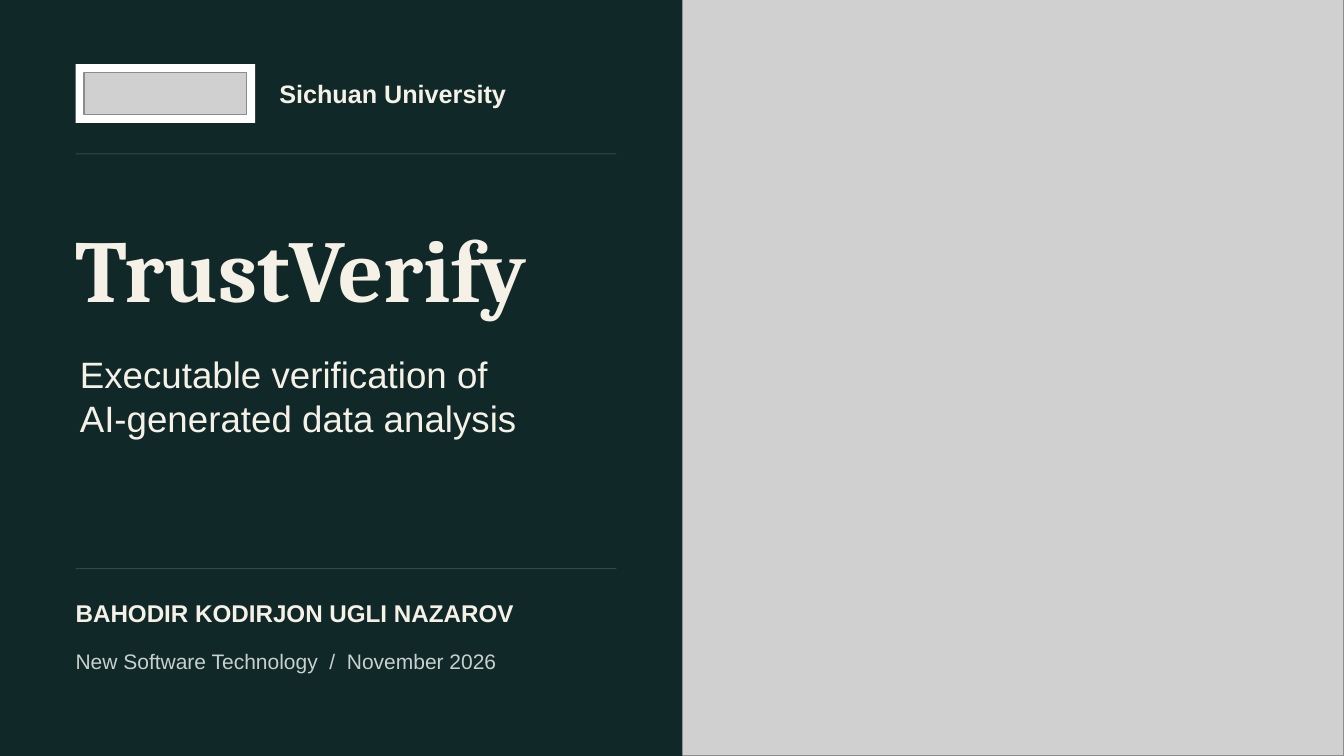
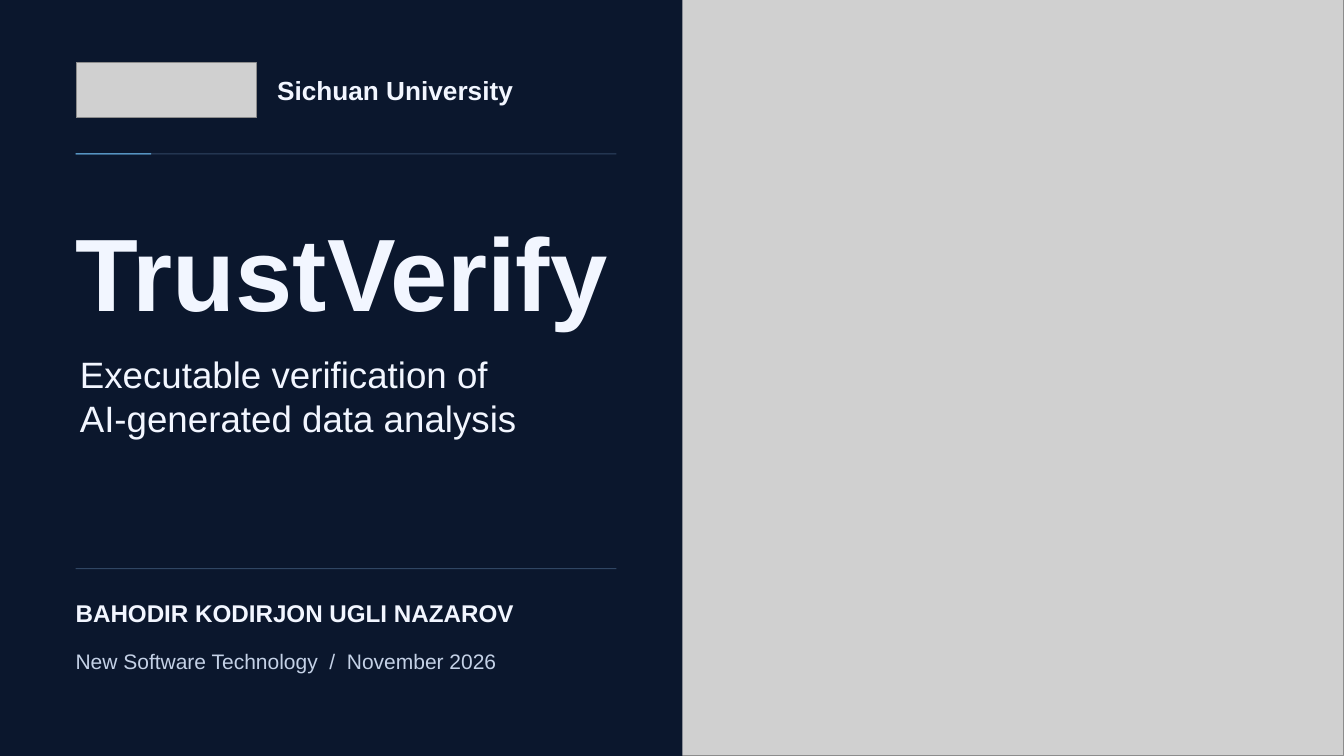
Before and after one commit to naazzarov/trustverify-ai-analysis, a slide deck: slide 1 of presentation/TrustVerify-Dark-Defense.pptx. Drawn at 1344x756 pixels with LibreOffice and Linux fonts; fonts in the diff are those of the drawing; grey boxes stand for pictures. Boxes give left, top, right and bottom in pixels: in the first picture for what was removed or moved away, otherwise in the second. Text is boxed around its words. In the diff, an @@ line names an element or a change of style, - is before the commit and + after.

```diff
--- a/presentation/TrustVerify-Dark-Defense.pptx
+++ b/presentation/TrustVerify-Dark-Defense.pptx
@@ background #102827 to #0B172D @@
@@ rectangle at <box>0,0,683,756</box>: fill #102827 to #0B172D @@
@@ rectangle removed at <box>76,65,255,123</box> @@
@@ picture: place and size @@
-picture at <box>84,73,246,115</box>
+picture at <box>77,63,257,117</box>
@@ text "Sichuan University" at <box>277,81,513,106</box>: size 18 to 18.8 pt, text colour #F5F1E7 to #F2F6FF @@
@@ rectangle at <box>76,153,616,154</box>: fill #354944 to #304663 @@
@@ rectangle added at <box>76,153,151,154</box>, fill #72C8FF @@
@@ text "TrustVerify" at <box>76,236,608,331</box>: size 63 to 73.5 pt, font Cambria to Arial, text colour #F5F1E7 to #F2F6FF @@
@@ text "Executable verification of" at <box>80,361,517,439</box>: text colour #F5F1E7 to #F2F6FF @@
@@ rectangle at <box>76,569,616,570</box>: fill #354944 to #304663 @@
@@ text "BAHODIR KODIRJON UGLI NAZAROV" at <box>76,605,514,623</box>: text colour #F5F1E7 to #F2F6FF @@
@@ text "New Software Technology / November ..." at <box>76,654,496,674</box>: text colour #C6D0CC to #C4D1E6 @@
```
Also in this commit, not shown: 21 other slides changed, 7 other files.
